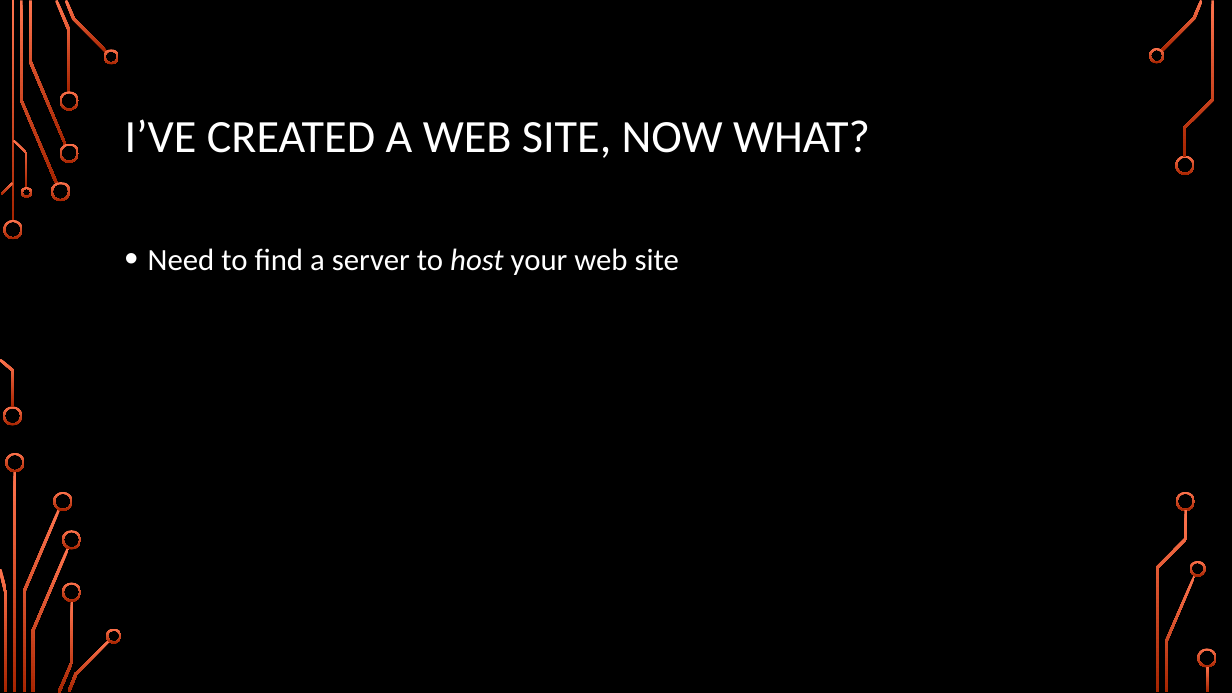
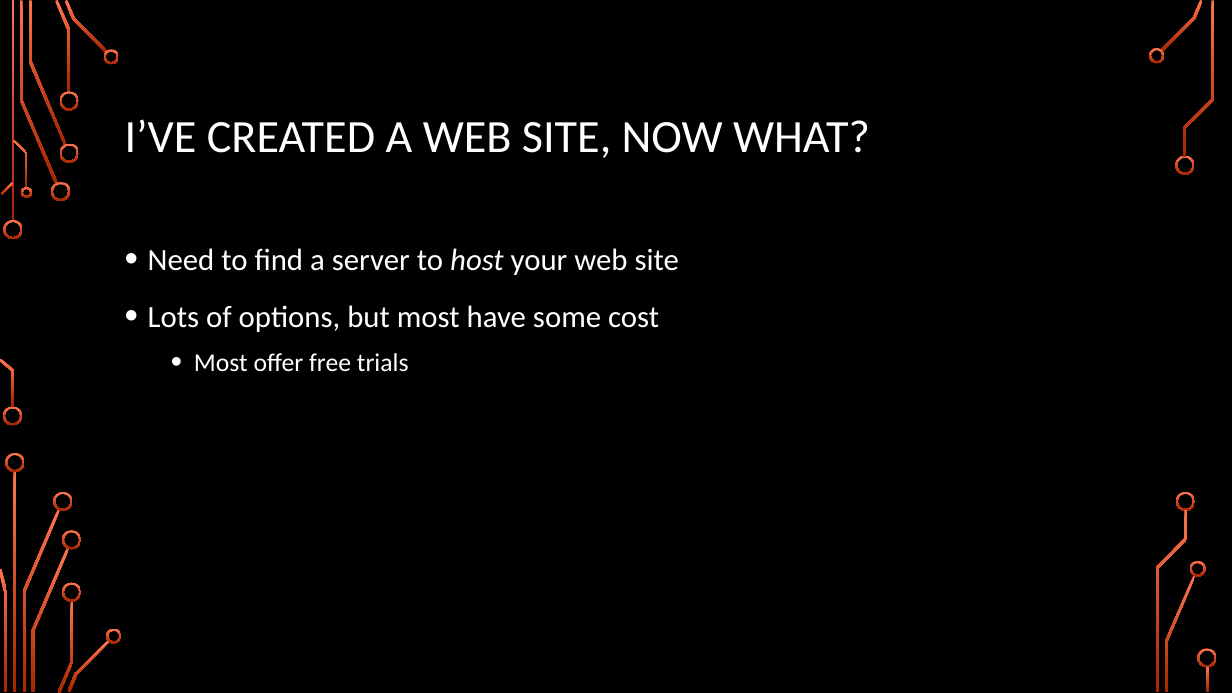
Before and after one commit to wags1999/Web-Design-Using-Bootstrap, a slide deck: slide 3 of Slides/Lesson 9.pptx. Drawn at 1232x693 pixels with LibreOffice and Linux fonts; fonts in the diff are those of the drawing; background and template pictures are left out. Boxes give left, top, right and bottom in pixels: in the first picture for what was removed or moved away, otherwise in the second. Text is boxed around its words. In the diff, an @@ line names an element or a change of style, - is before the commit and + after.

```diff
--- a/Slides/Lesson 9.pptx
+++ b/Slides/Lesson 9.pptx
@@ text at box(148, 305, 659, 372): paragraphs added @@
+• Lots of options, but most have some cost
+  • Most offer free trials
```
Also in this commit, not shown: 2 slides added.
